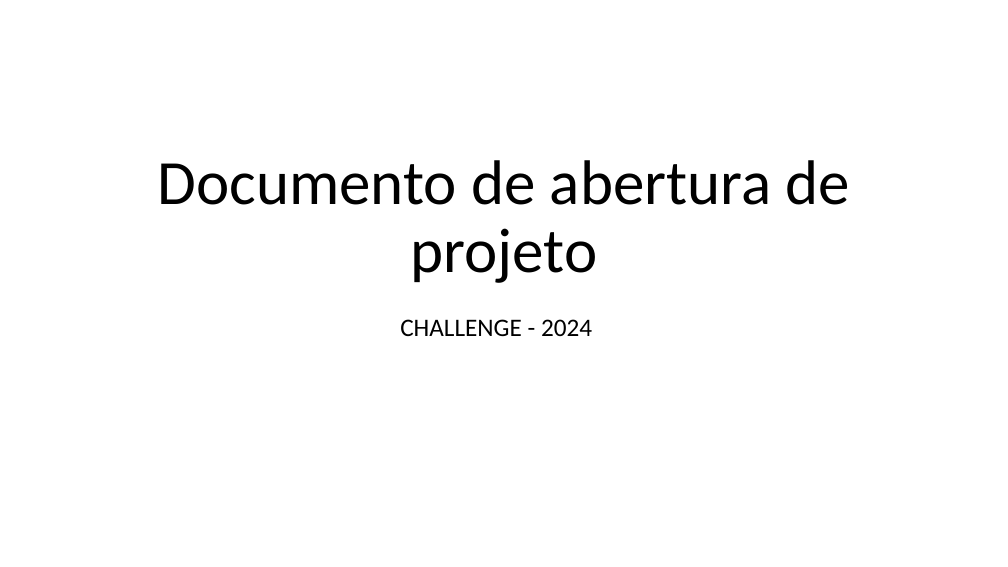
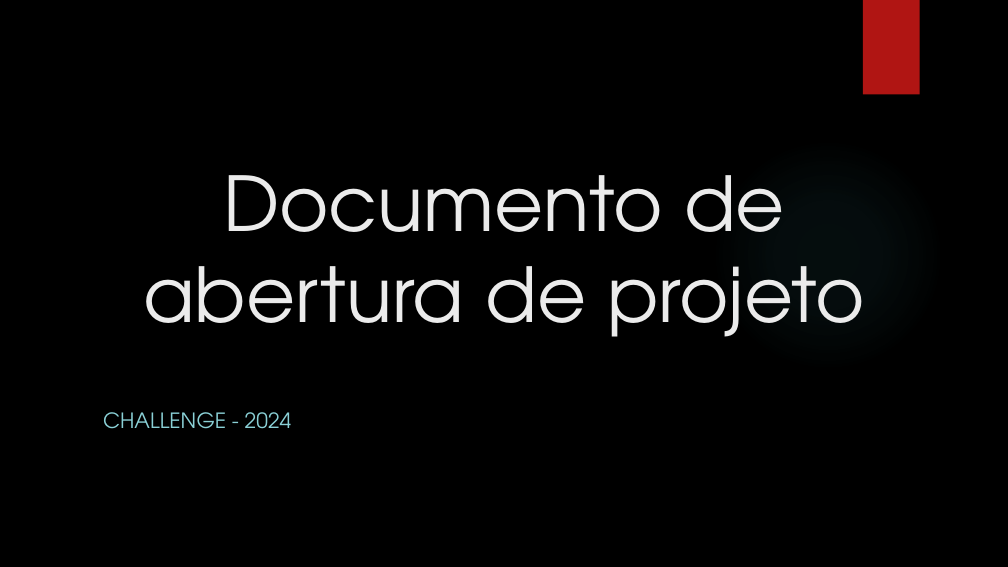
Before and after one commit to LuiZFMSilva/3SIPF-ExemploGIT-2024, a slide deck: slide 1 of PastaDocumentos/KickoffChallenge.pptx. Drawn at 1008x567 pixels with LibreOffice and Linux fonts; fonts in the diff are those of the drawing; background and template pictures are left out. Boxes give left, top, right and bottom in pixels: in the first picture for what was removed or moved away, otherwise in the second. Text is boxed around its words. In the diff, an @@ line names an element or a change of style, - is before the commit and + after.

Commit message:
Segunda versão do Kickoff com FUNDO AZUL

```diff
--- a/PastaDocumentos/KickoffChallenge.pptx
+++ b/PastaDocumentos/KickoffChallenge.pptx
@@ background #FFFFFF to picture (left out) @@
@@ rectangle added at (863,0,920,95), fill #B01513 @@
@@ title "Documento de abertura de projeto": place and size @@
-title "Documento de abertura de projeto" at (158,160,850,283)
+title "Documento de abertura de projeto" at (143,175,864,337)
@@ title "Documento de abertura de projeto" at (143,175,864,337): size 60 to 72 pt, font Calibri to TeX Gyre Adventor, text colour #000000 to #EBEBEB; line spacing 0.9 to 1 @@
@@ ellipse added at (712,138,944,371), fill gradient #50B9C1 @@
@@ subtitle "CHALLENGE - 2024": place and size @@
-subtitle "CHALLENGE - 2024" at (400,319,592,336)
+subtitle "CHALLENGE - 2024" at (103,412,292,429)
@@ subtitle "CHALLENGE - 2024" at (103,412,292,429): size 24 to 20 pt, font Calibri to TeX Gyre Adventor, text colour #000000 to #8AD0D6; alignment centre to left; line spacing 0.9 to 1 @@
```
